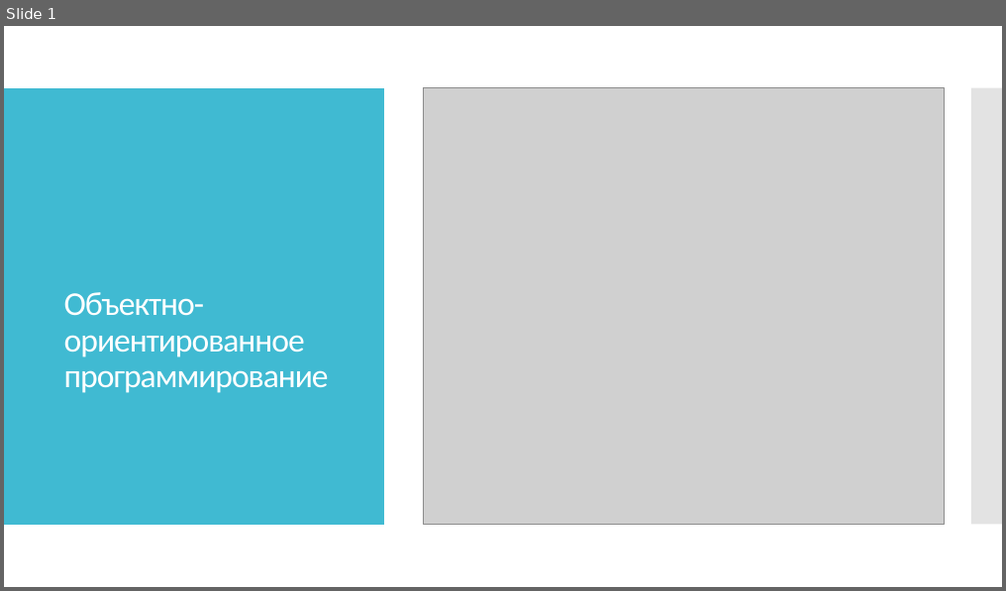
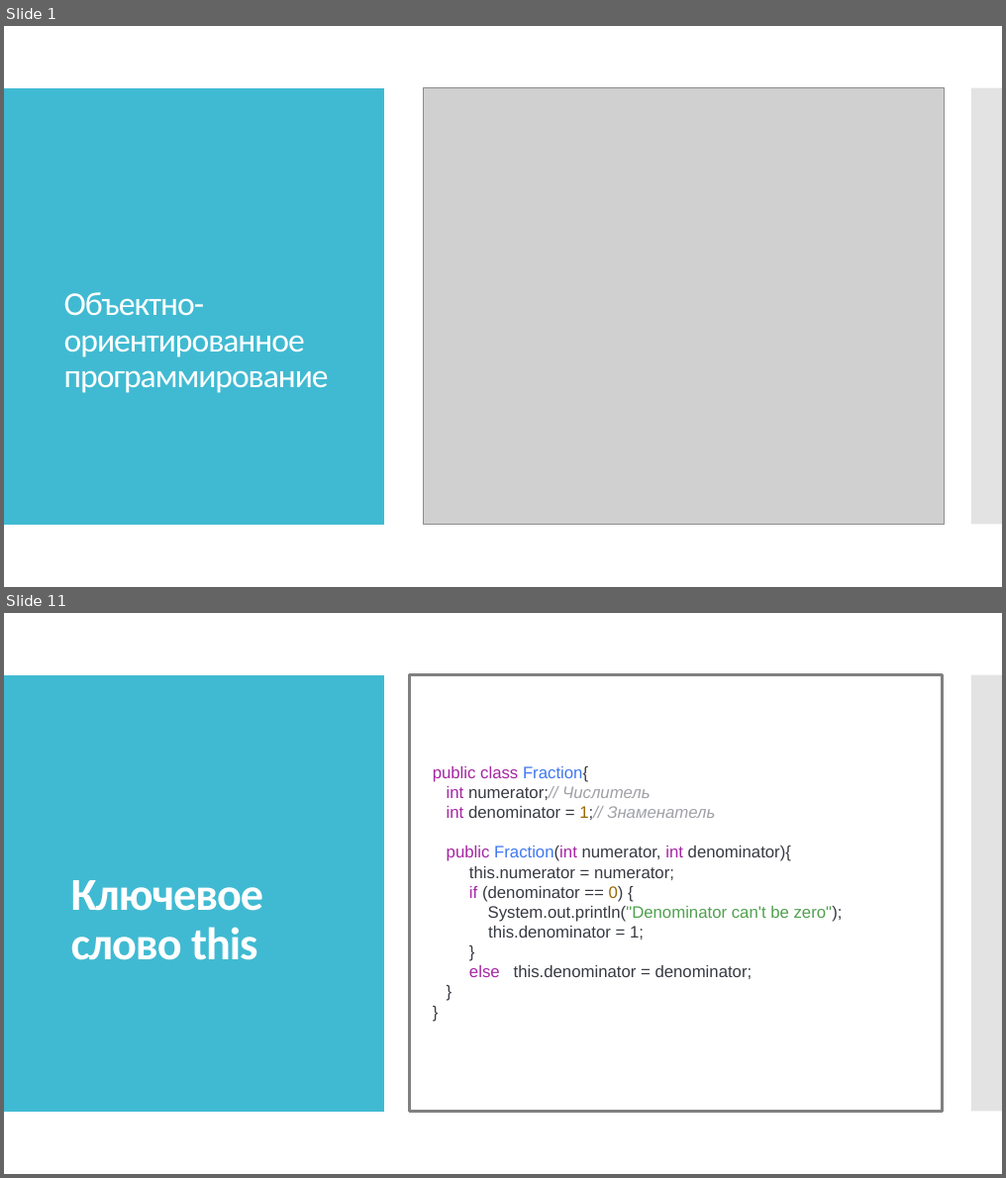
Before and after one commit to IriEfremova/LessonsCube, a slide deck: Samsung/Lesson12/PrincipOOP.pptx. Shown one above the other, each under a label of ours: slide 1 before the commit, slides 1 and 11 after it; the slides between them are not shown. The pictures are 1006x591 and 1006x1178 pixels, drawn with LibreOffice and Linux fonts; fonts in the diff are those of the drawing; grey boxes stand for pictures. Boxes give left, top, right and bottom in pixels: in the first picture for what was removed or moved away, otherwise in the second. Text is boxed around its words. In the diff, an @@ line names an element or a change of style, - is before the commit and + after.

```diff
--- a/Samsung/Lesson12/PrincipOOP.pptx
+++ b/Samsung/Lesson12/PrincipOOP.pptx
@@ slide 11 added at (4,613,1002,1174), background #FFFFFF; not listed: 2 template elements that a slide beside it also shows @@
@@ rectangle added at (4,613,1002,1174), fill #FFFFFF @@
@@ rectangle added at (4,675,384,1112), fill #40BAD2 @@
@@ rectangle added at (410,675,943,1112), outline #808080 3 pt @@
@@ rectangle added at (971,675,1002,1112), fill #C8C8C8 at 50% opacity @@
@@ text added at (433,766,843,979), 16 pt, text #383A42 @@
+public class Fraction{
+int numerator;// Числитель
+int denominator = 1;// Знаменатель
+public Fraction(int numerator, int denominator){
+this.numerator = numerator;
+if (denominator == 0) {
+System.out.println("Denominator can't be zero");
+this.denominator = 1;
+}
+else this.denominator = denominator;
+}
+}
@@ text added at (71,880,264,960), 44 pt, text #FFFFFF, bold @@
+Ключевое слово this
```
Also in this commit, not shown: 15 other slides added, 20 slides removed.
